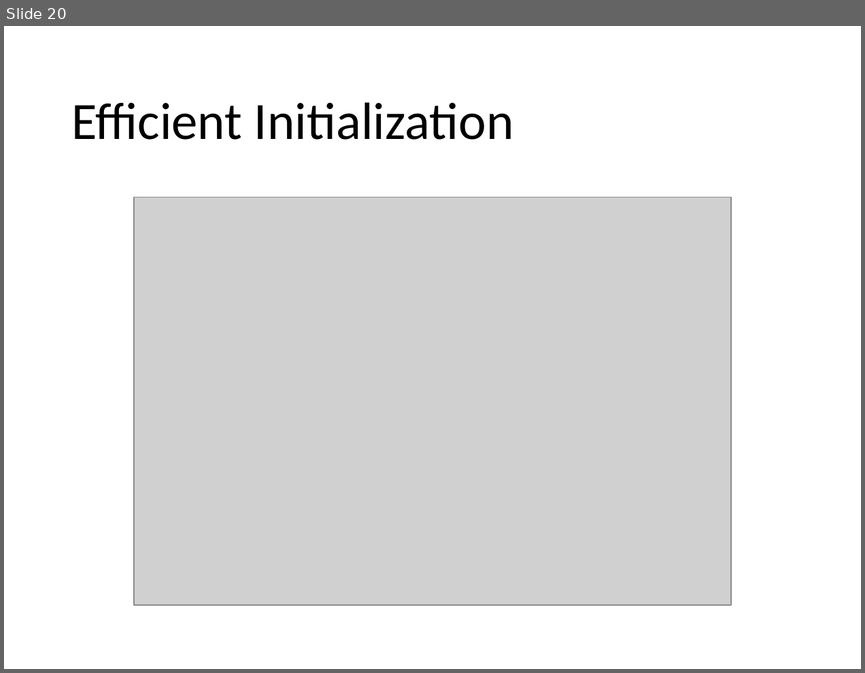
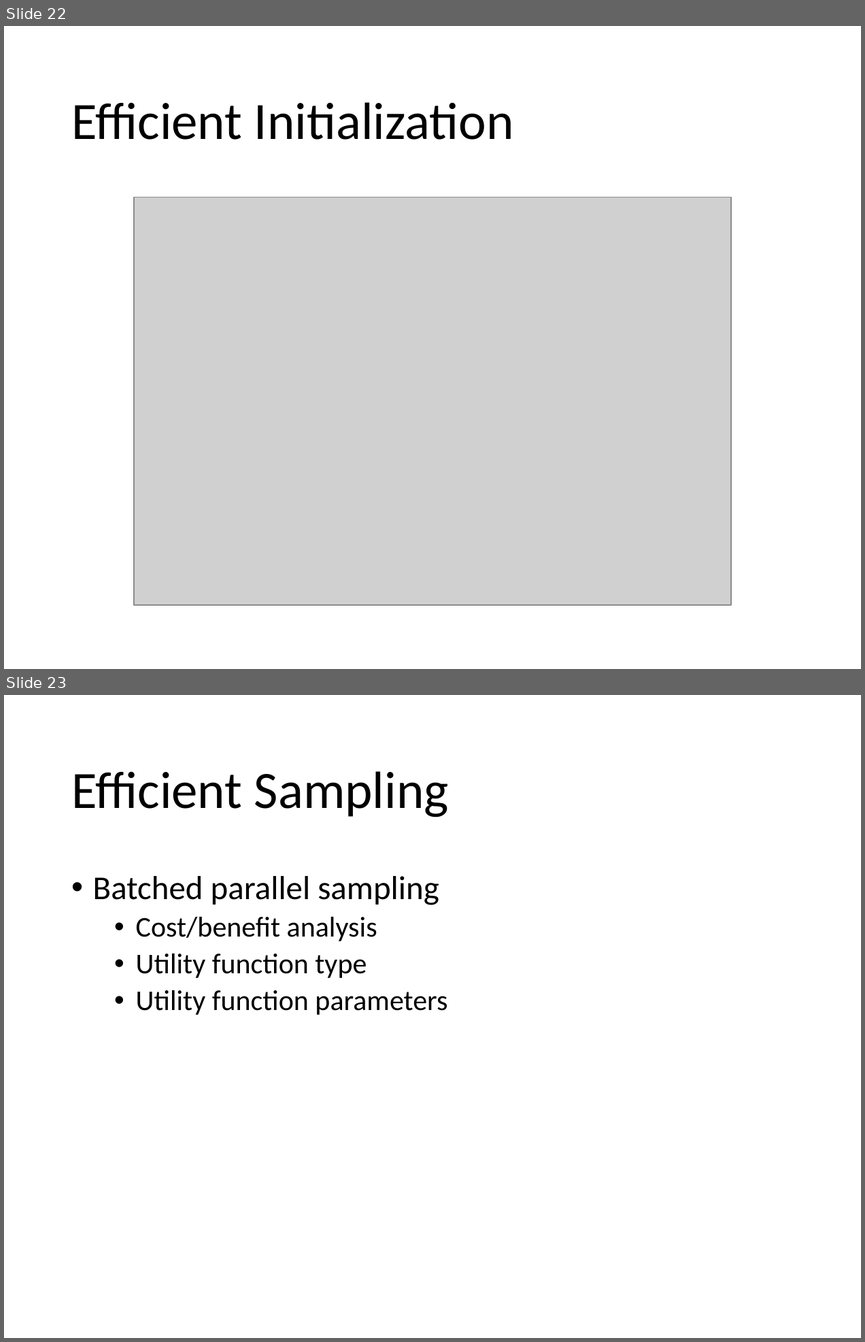
Before and after one commit to jkingphd/practical_bayes_opt, a slide deck: Data_science_nashville_jkk.pptx. Shown one above the other, each under a label of ours: slide 20 before the commit, slides 22 and 23 after it. The pictures are 865x673 and 865x1342 pixels, drawn with LibreOffice and Linux fonts; fonts in the diff are those of the drawing; grey boxes stand for pictures. Boxes give left, top, right and bottom in pixels: in the first picture for what was removed or moved away, otherwise in the second. Text is boxed around its words. In the diff, an @@ line names an element or a change of style, - is before the commit and + after.

```diff
--- a/Data_science_nashville_jkk.pptx
+++ b/Data_science_nashville_jkk.pptx
@@ slide 23 added at (4, 695, 861, 1338), background #FFFFFF @@
@@ title added at (71, 771, 449, 817), 44 pt, text #000000 @@
+Efficient Sampling
@@ text added at (93, 876, 447, 1015), 24 pt, text #000000 @@
+• Batched parallel sampling
+  • Cost/benefit analysis
+  • Utility function type
+  • Utility function parameters
@@ what was slide 20 is now slide 22 @@
```
Also in this commit, not shown: 4 slides changed, 5 other slides added, 1 slide removed, 9 other files.
